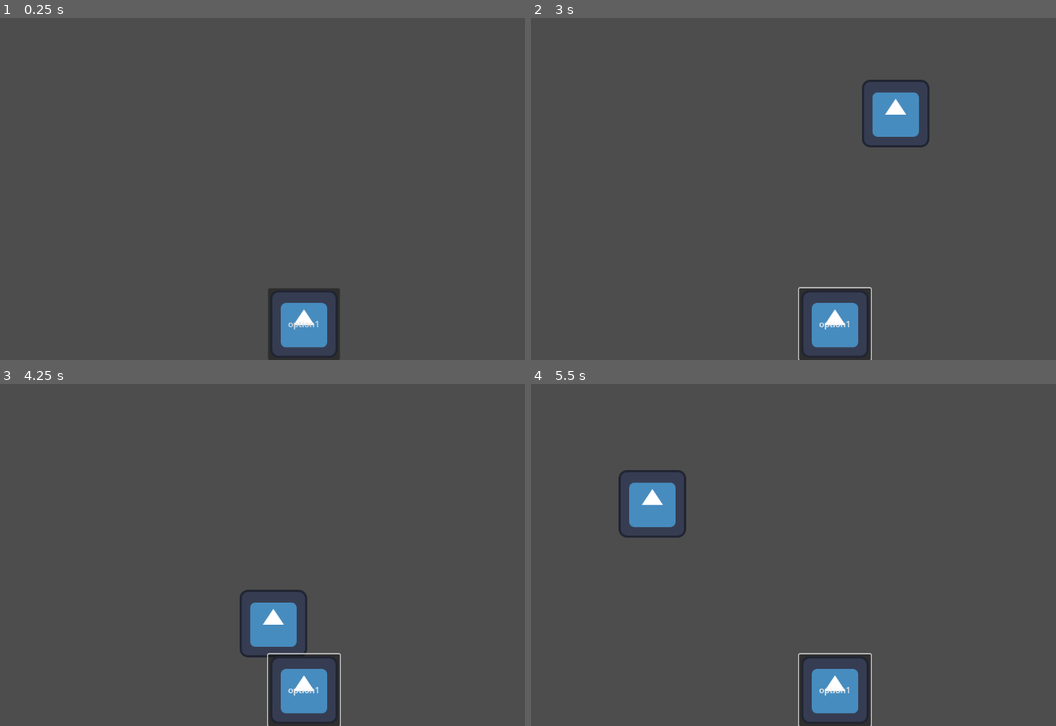
Above: before the commit, frames 1-4 (two rows, left to right).
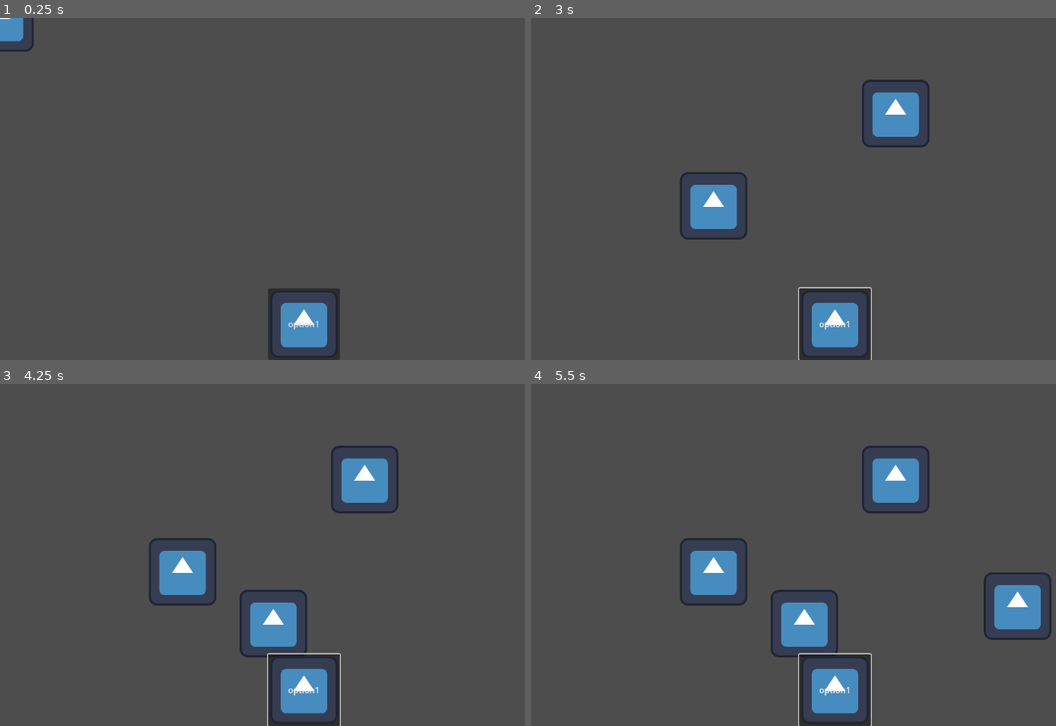
Above: after the commit, the same moments.

Repository: Iviv122/swiatlowod-2
Game: Godot game, scene res://main.tscn
Two runs of this game, one before a commit and one after it. Both use one fixed random seed, a clock stepped at 60 frames per second and the inputs below. The engine's default icon, where the game draws it, is replaced by a stand-in: a white triangle on a blue panel in a dark square.
Inputs (mouse positions are in pixels of both pictures, inside the frame that each line leads up to):
- Up to frame 1 (0.25 s): no input
- Up to frame 2 (3 s): tap Enter at 0.5 s; move the mouse to (966, 171) at 0.52 s; press the mouse at (966, 171) at 0.53 s; release the mouse at (966, 171) at 1.25 s; click "option1" at 1.25 s; move the mouse to (714, 206) at 2.02 s; click (714, 206) at 2.1 s; move the mouse to (893, 113) at 2.77 s; press the mouse at (893, 113) at 2.78 s
- Up to frame 3 (4.25 s): move the mouse to (273, 623) at 3.52 s; release the mouse at (273, 623) at 3.53 s; click (273, 623) at 3.6 s
- Up to frame 4 (5.5 s): move the mouse to (1019, 606) at 4.27 s; press the mouse at (1019, 606) at 4.28 s; right-click (1019, 606) at 4.9 s; move the mouse to (651, 503) at 5.02 s; release the mouse at (651, 503) at 5.03 s; click (651, 503) at 5.1 s

The runs differ from the first frame. In frame 1, 0.4% of the frame differs, in the area x 0-7%, y 0-10%; in frame 2, 1.5%; in frame 3, 2.9%; in frame 4, 7.3%, in the area x 16-100%, y 18-80%.

Commit message:
placement works

Diff:
--- a/main.tscn
+++ b/main.tscn
@@ -1,13 +1,19 @@
-[gd_scene load_steps=4 format=3 uid="uid://c2swm0qftsr7y"]
+[gd_scene load_steps=6 format=3 uid="uid://c2swm0qftsr7y"]
 
 [ext_resource type="Script" uid="uid://g0gktq42cgrq" path="res://objects/ui/function_select.gd" id="1_0xm2m"]
 [ext_resource type="Script" uid="uid://cjqnn4475ilyy" path="res://objects/ui/mouse.gd" id="1_h2yge"]
+[ext_resource type="Texture2D" uid="uid://b553c82dcwbeu" path="res://icon.svg" id="1_lquwl"]
+[ext_resource type="PackedScene" uid="uid://c0uoji56xna3x" path="res://prefabs/component.tscn" id="2_1bvp3"]
 [ext_resource type="Resource" uid="uid://c8qvwseyo0nqn" path="res://assets/sample.res" id="2_h2yge"]
 
 [node name="Node2D" type="Node2D"]
 
-[node name="mouse" type="Sprite2D" parent="."]
+[node name="Mouse" type="Sprite2D" parent="."]
+self_modulate = Color(1, 0.23137255, 0.23921569, 0.78431374)
+z_index = 1
+texture = ExtResource("1_lquwl")
 script = ExtResource("1_h2yge")
+component_prefab = ExtResource("2_1bvp3")
 metadata/_custom_type_script = "uid://cjqnn4475ilyy"
 
 [node name="CanvasLayer" type="CanvasLayer" parent="."]
@@ -28,5 +34,5 @@
 "
 script = ExtResource("1_0xm2m")
 res = ExtResource("2_h2yge")
-mouse = NodePath("../../../mouse")
+mouse = NodePath("../../../Mouse")
 metadata/_custom_type_script = "uid://g0gktq42cgrq"
--- a/objects/component.gd
+++ b/objects/component.gd
@@ -3,8 +3,9 @@
 
 # replace with resource
 # where resource will have function
-@export var function : Component
+@export var component : Component
 @export var sprite : Sprite2D
 
-func _ready():
-    sprite.texture  = function.sprite
+func set_component(comp : Component):
+	component = comp
+	sprite.texture = comp.sprite
--- a/objects/ui/mouse.gd
+++ b/objects/ui/mouse.gd
@@ -3,20 +3,105 @@
 
 var last_function_selecter : FunctionSelect
 var current_component : Component
+var is_colliding : bool
 
-var component_prefab : PackedScene
+@export var component_prefab : PackedScene
+@export var check_radius : float
+
+var current_state : MouseState = MouseState.Idle
+
+func _ready():
+	current_state = MouseState.Idle
+	move(global_position)
 
 func set_component(comp : Component):
-    current_component = comp
-    texture = comp.sprite
+	current_component = comp
+	texture = comp.sprite
+func clear():
+	current_component = null
+	texture = null
+
+func move(pos : Vector2):
+	global_position = pos
+	collision_check()
+
+	handle_state()
+
+	if current_state == MouseState.CantPlace:
+		self_modulate = Color(1,0.5,0.5,1)
+	else:
+		self_modulate = Color(1,1,1,1)
+
+func collision_check():
+	var space_state = get_world_2d().direct_space_state
+
+	var circle_shape = CircleShape2D.new()
+	circle_shape.radius = check_radius
+
+	transform.origin = global_position
+
+	var query = PhysicsShapeQueryParameters2D.new()
+	query.shape = circle_shape
+	query.transform = transform
+	query.collide_with_areas = true
+
+	var result = space_state.intersect_shape(query)
+
+	var n = result.size()
+
+	is_colliding = n > 0
 
 
-func move_sprite(pos : Vector2):
-    global_position = pos
+func handle_state():
+	if current_component != null && is_colliding:
+		current_state = MouseState.CantPlace
+	elif current_component != null && !is_colliding:
+		current_state = MouseState.Placing
+	elif current_component == null && is_colliding:
+		current_state = MouseState.Wiring
+	else:
+		current_state = MouseState.Idle
+
+
+func place():
+
+	var m : ComponentInstance = component_prefab.instantiate()
+	m.set_component(current_component)
+	m.global_position = global_position
+	get_tree().root.add_child(m)
+
+func stop_wiring():
+	pass
+
+func cancel():
+	if current_state == MouseState.Placing || current_state == MouseState.CantPlace:
+		clear()
+	if current_state == MouseState.Wiring:
+		stop_wiring()
 
 func _unhandled_input(event: InputEvent) -> void:
 
-    if event is InputEventMouseMotion:
-        move_sprite(event.global_position)
-    if event.is_action_pressed("place"):
-        print("i am trying to place:" , event.global_position)
+	if event is InputEventMouseMotion:
+		move(event.global_position)
+	if event.is_action_pressed("place"):
+		if current_state == MouseState.Placing:
+			place()
+		elif current_state == MouseState.Wiring:
+			#start_wire()
+			pass
+		elif current_state == MouseState.Idle:
+			pass
+		else:
+			# play sound of incorect placing
+			pass
+	if event.is_action("cancel"):
+		cancel()
+
+
+enum MouseState{
+	Idle,
+	Placing,
+	CantPlace,
+	Wiring,
+
+}
